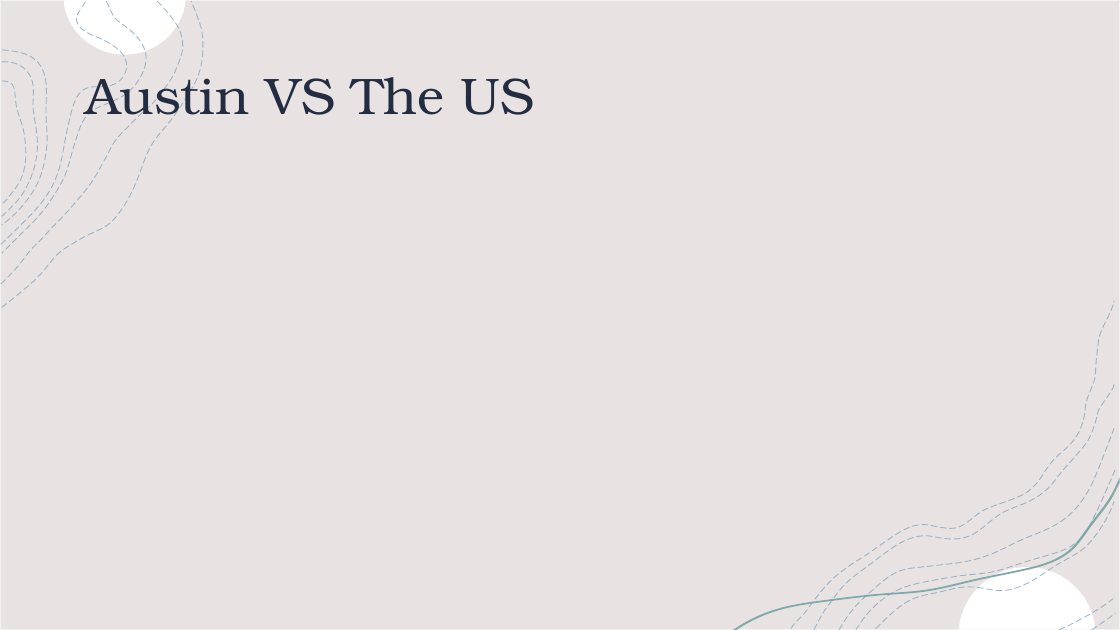
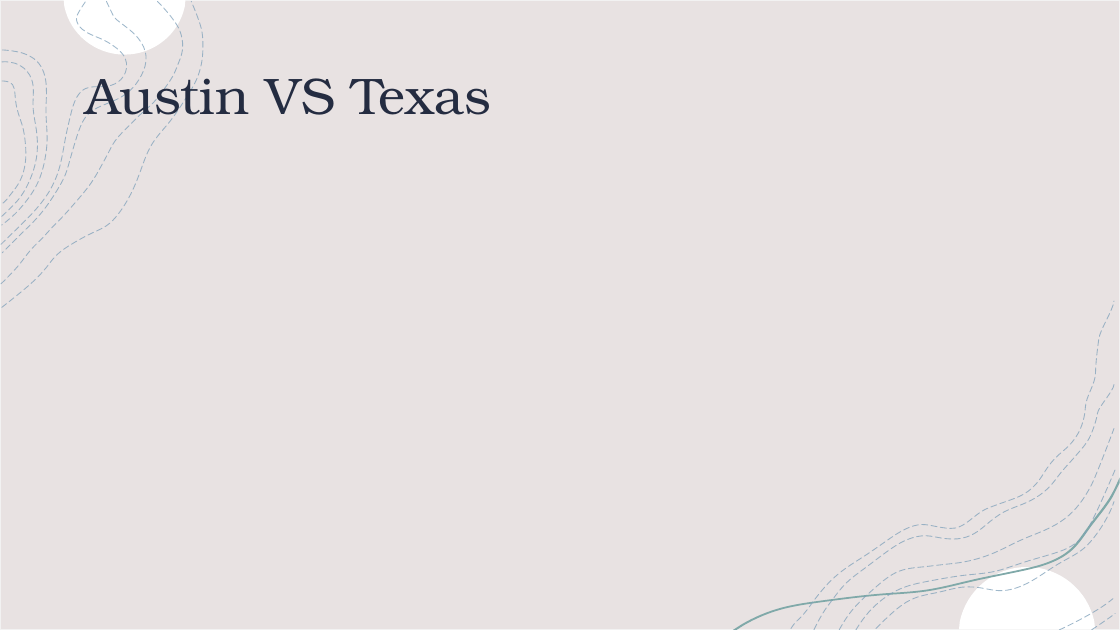
Before and after one commit to jtell32/Project-2, a slide deck: slide 3 of Project 2 (Group 4).pptx (slide 4 before the commit). Drawn at 1120x630 pixels with LibreOffice and Linux fonts; fonts in the diff are those of the drawing; background and template pictures are left out. Boxes give left, top, right and bottom in pixels: in the first picture for what was removed or moved away, otherwise in the second. Text is boxed around its words. In the diff, an @@ line names an element or a change of style, - is before the commit and + after.

```diff
--- a/Project 2 (Group 4).pptx
+++ b/Project 2 (Group 4).pptx
@@ title at (85, 66, 491, 127): text changed @@
-Austin VS The US
+Austin VS Texas
```
Also in this commit, not shown: 2 other slides changed, 3 slides added, 3 slides removed, 1 other file.
